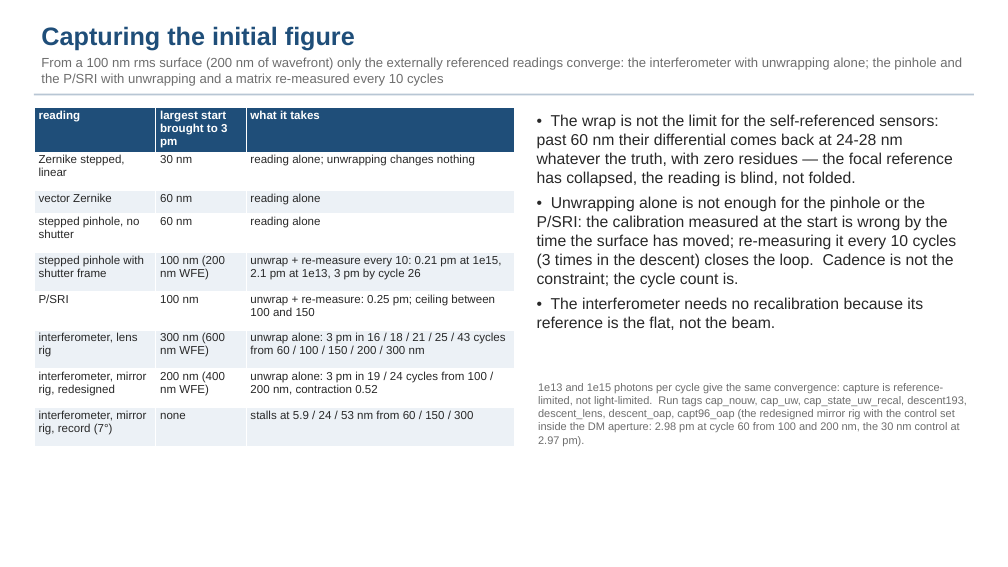
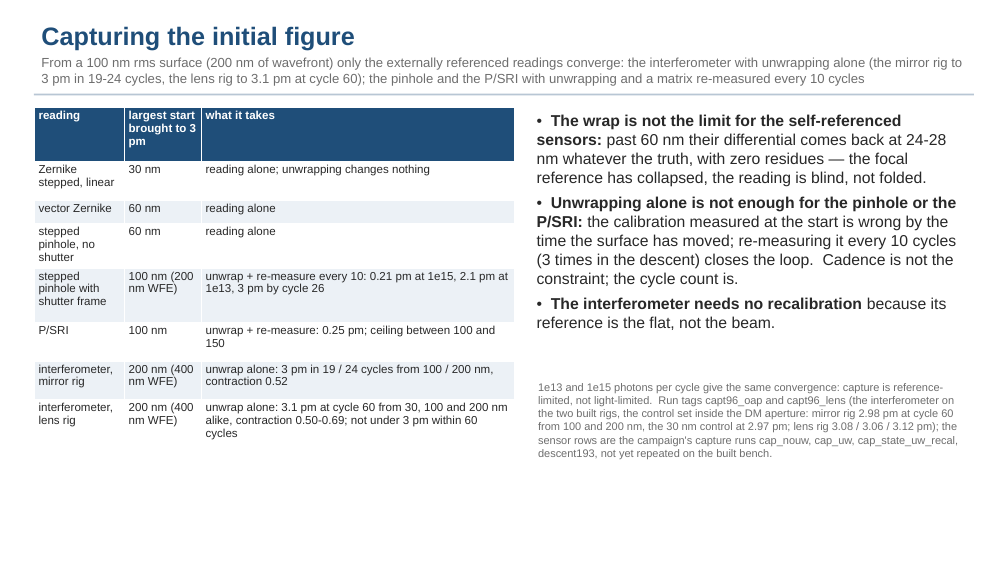
Before and after one commit to nasa-jpl/macos, a slide deck: slide 31 of demo_session/deck_gauges_baseline.pptx. Drawn at 1008x567 pixels with LibreOffice and Linux fonts; fonts in the diff are those of the drawing. Boxes give left, top, right and bottom in pixels: in the first picture for what was removed or moved away, otherwise in the second. Text is boxed around its words. In the diff, an @@ line names an element or a change of style, - is before the commit and + after.

```diff
--- a/demo_session/deck_gauges_baseline.pptx
+++ b/demo_session/deck_gauges_baseline.pptx
@@ text at bbox=[41, 57, 962, 86]: text changed @@
-From a 100 nm rms surface (200 nm of wavefront) only the externally referenced readings converge: the interferometer with unwrapping alone; the pinhole and the P/SRI with unwrapping and a matrix re-measured every 10 cycles
+From a 100 nm rms surface (200 nm of wavefront) only the externally referenced readings converge: the interferometer with unwrapping alone (the mirror rig to 3 pm in 19-24 cycles, the lens rig to 3.1 pm at cycle 60); the pinhole and the P/SRI with unwrapping and a matrix re-measured every 10 cycles
@@ table at bbox=[34, 107, 514, 448] @@
-row 7: interferometer, lens rig | 300 nm (600 nm WFE) | unwrap alone: 3 pm in 16 / 18 / 21 / 25 / 43 cycles from 60 / 100 / 150 / 200 / 300 nm
-row 8: interferometer, mirror rig, redesigned | 200 nm (400 nm WFE) | unwrap alone: 3 pm in 19 / 24 cycles from 100 / 200 nm, contraction 0.52
-row 9: interferometer, mirror rig, record (7°) | none | stalls at 5.9 / 24 / 53 nm from 60 / 150 / 300
+row 7: interferometer, mirror rig | 200 nm (400 nm WFE) | unwrap alone: 3 pm in 19 / 24 cycles from 100 / 200 nm, contraction 0.52
+row 8: interferometer, lens rig | 200 nm (400 nm WFE) | unwrap alone: 3.1 pm at cycle 60 from 30, 100 and 200 nm alike, contraction 0.50-0.69; not under 3 pm within 60 cycles
@@ text "• The wrap is not ..." at bbox=[537, 114, 957, 330]: bold on in "The wrap is not the limit for ...", "Unwrapping alone is not enough for the ...", "The interferometer needs no recalibration" @@
@@ text at bbox=[538, 383, 958, 459]: text changed @@
-1e13 and 1e15 photons per cycle give the same convergence: capture is reference-limited, not light-limited. Run tags cap_nouw, cap_uw, cap_state_uw_recal, descent193, descent_lens, descent_oap, capt96_oap (the redesigned mirror rig with the control set inside the DM aperture: 2.98 pm at cycle 60 from 100 and 200 nm, the 30 nm control at 2.97 pm).
+1e13 and 1e15 photons per cycle give the same convergence: capture is reference-limited, not light-limited. Run tags capt96_oap and capt96_lens (the interferometer on the two built rigs, the control set inside the DM aperture: mirror rig 2.98 pm at cycle 60 from 100 and 200 nm, the 30 nm control at 2.97 pm; lens rig 3.08 / 3.06 / 3.12 pm); the sensor rows are the campaign's capture runs cap_nouw, cap_uw, cap_state_uw_recal, descent193, not yet repeated on the built bench.
```
Also in this commit, not shown: 46 other slides changed, 2 slides added, 5 slides removed, 8 other files.
